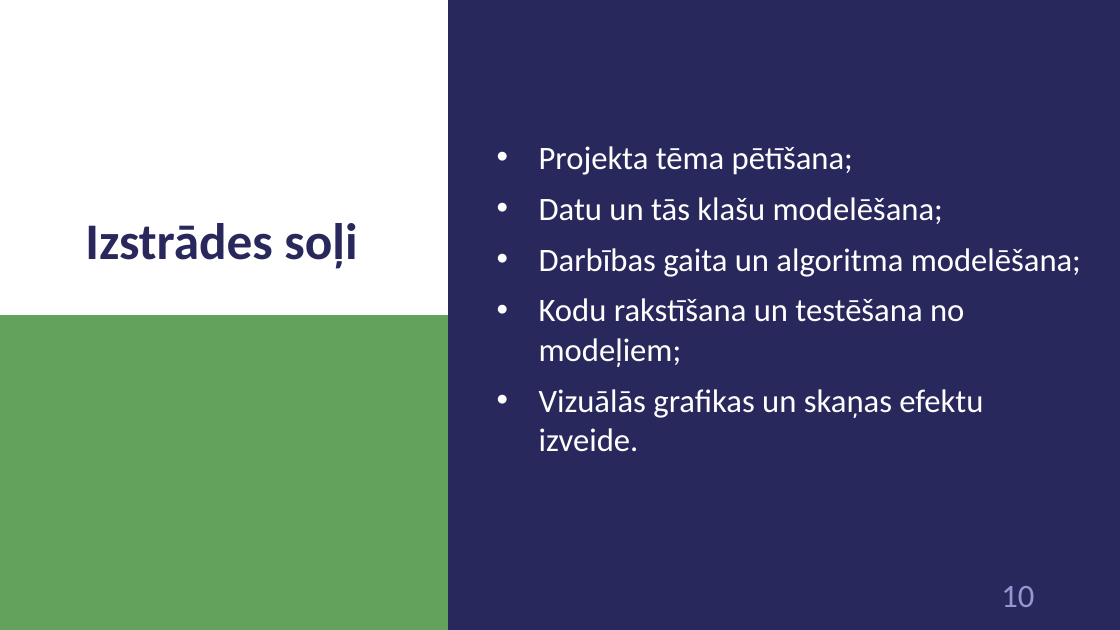
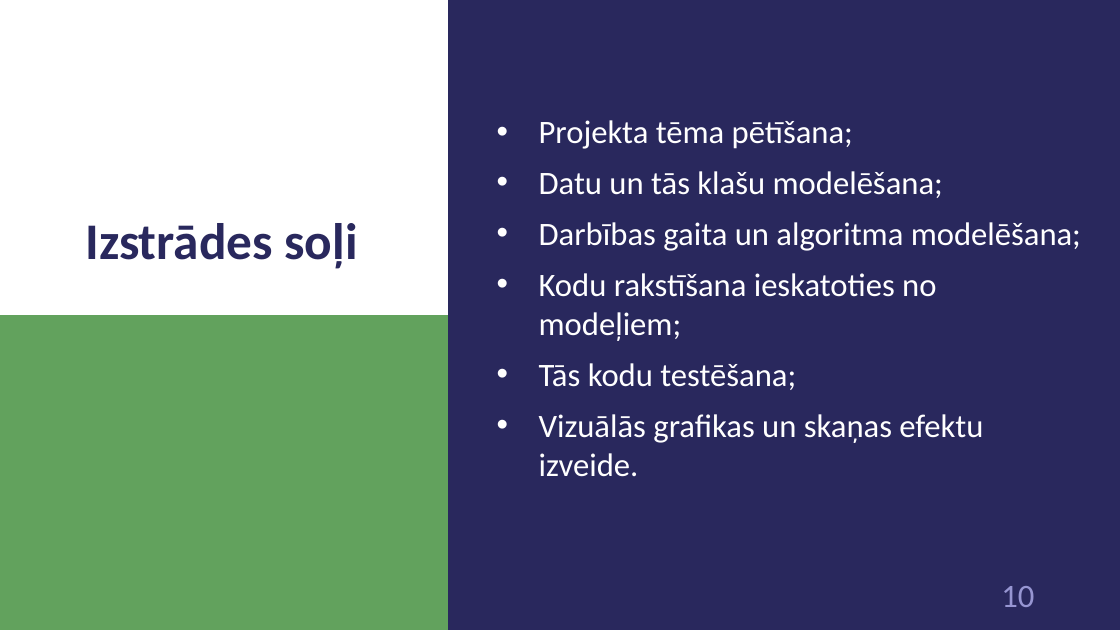
Before and after one commit to 1ivyatan/drumstalotajs, a slide deck: slide 10 of Documentation/Prezentācija (pilnā).pptx. Drawn at 1120x630 pixels with LibreOffice and Linux fonts; fonts in the diff are those of the drawing. Boxes give left, top, right and bottom in pixels: in the first picture for what was removed or moved away, otherwise in the second. Text is boxed around its words. In the diff, an @@ line names an element or a change of style, - is before the commit and + after.

```diff
--- a/Documentation/Prezentācija (pilnā).pptx
+++ b/Documentation/Prezentācija (pilnā).pptx
@@ text at bbox=[539, 273, 936, 390]: text changed @@
-• Kodu rakstīšana un testēšana no modeļiem;
+• Kodu rakstīšana ieskatoties no modeļiem;
+• Tās kodu testēšana;
```
Also in this commit, not shown: 4 slides added.
